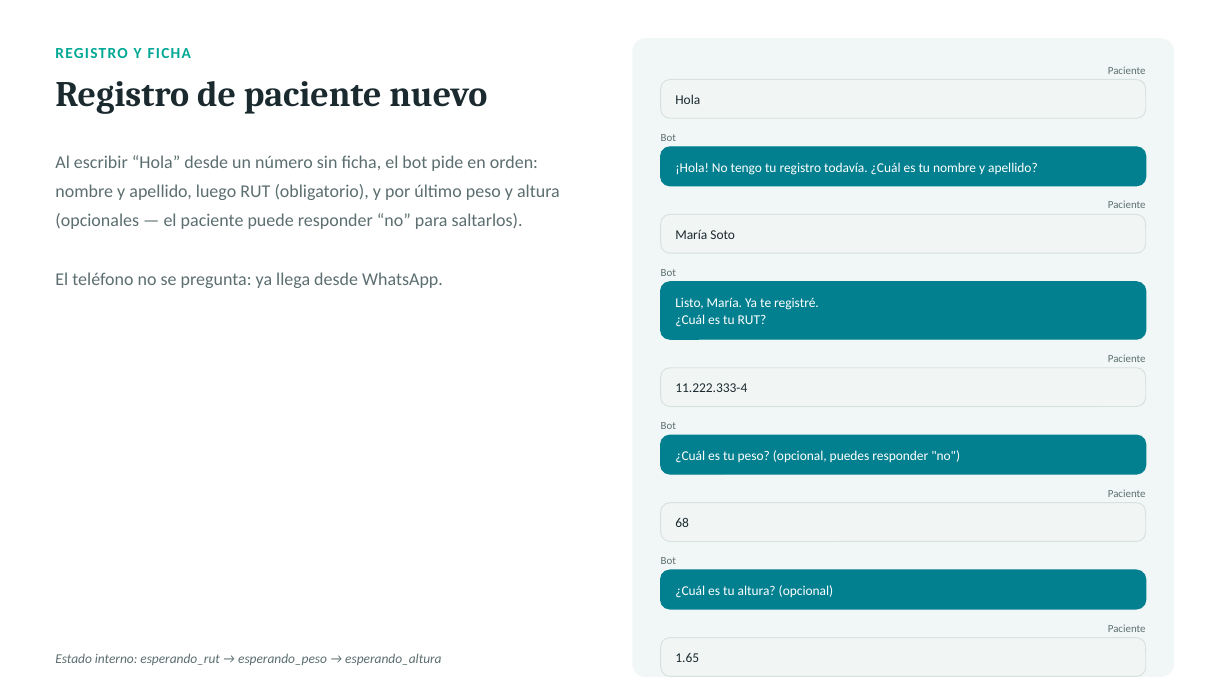
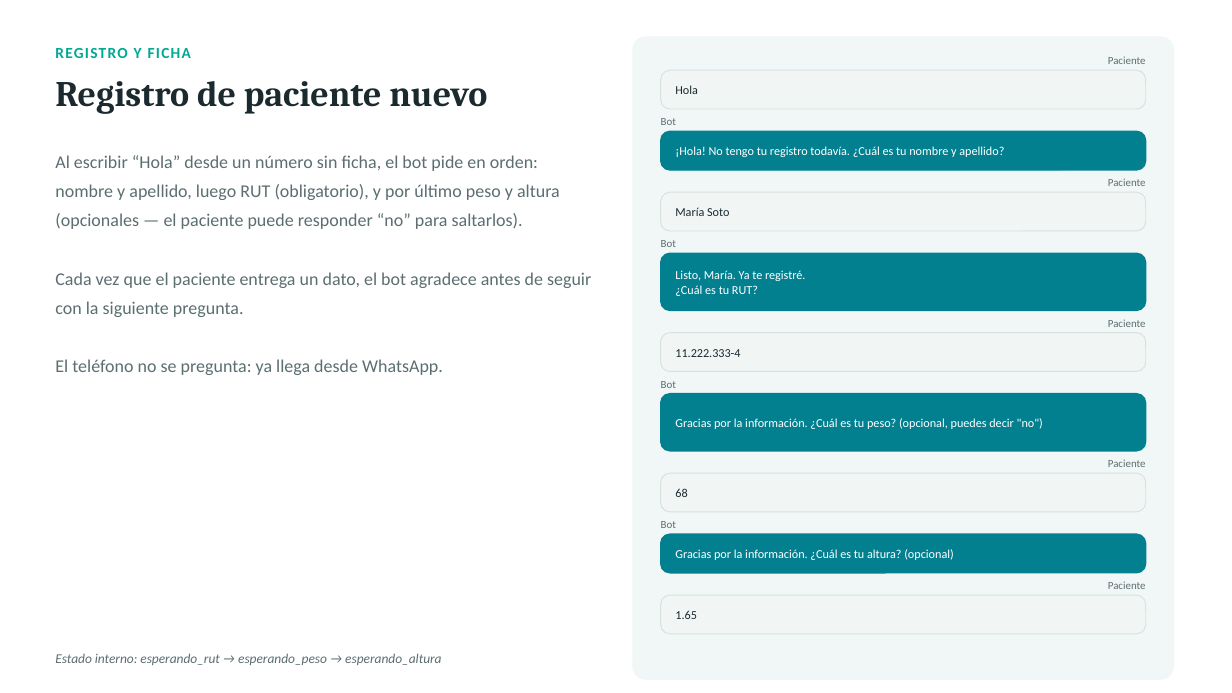
Before and after one commit to rjrodriguezh/meta-ai-agent, a slide deck: slide 3 of docs/flujos_bot_kinesiologia.pptx. Drawn at 1232x693 pixels with LibreOffice and Linux fonts; fonts in the diff are those of the drawing. Boxes give left, top, right and bottom in pixels: in the first picture for what was removed or moved away, otherwise in the second. Text is boxed around its words. In the diff, an @@ line names an element or a change of style, - is before the commit and + after.

```diff
--- a/docs/flujos_bot_kinesiologia.pptx
+++ b/docs/flujos_bot_kinesiologia.pptx
@@ 2 texts, 1 rounded rectangle: place and size @@
-2 texts, 1 rounded rectangle at <box>661,66,1146,118</box>
+2 texts, 1 rounded rectangle at <box>661,56,1146,109</box>
@@ 2 texts, 1 rounded rectangle: place and size @@
-2 texts, 1 rounded rectangle at <box>661,134,1146,186</box>
+2 texts, 1 rounded rectangle at <box>661,118,1146,170</box>
@@ 2 texts, 1 rounded rectangle: place and size @@
-2 texts, 1 rounded rectangle at <box>661,200,1146,253</box>
+2 texts, 1 rounded rectangle at <box>661,178,1146,231</box>
@@ text at <box>55,272,591,317</box>: paragraph added @@
+Cada vez que el paciente entrega un dato, el bot agradece antes de seguir con la siguiente pregunta.
@@ text "Bot": place and size @@
-text "Bot" at <box>661,422,676,429</box>
+text "Bot" at <box>661,381,676,388</box>
@@ rounded rectangle: place and size @@
-rounded rectangle at <box>661,435,1146,474</box>
+rounded rectangle at <box>661,394,1146,451</box>
@@ rounded rectangle at <box>661,394,1146,451</box>: proportions changed @@
@@ text at <box>675,418,1043,429</box>: text changed; size 10.5 to 9.5 pt @@
-¿Cuál es tu peso? (opcional, puedes responder "no")
+Gracias por la información. ¿Cuál es tu peso? (opcional, puedes decir "no")
@@ 4 texts, 2 rounded rectangles: place and size @@
-4 texts, 2 rounded rectangles at <box>661,269,1146,542</box>
+4 texts, 2 rounded rectangles at <box>661,240,1146,512</box>
@@ 3 texts, 2 rounded rectangles: place and size @@
-3 texts, 2 rounded rectangles at <box>661,354,1146,609</box>
+3 texts, 2 rounded rectangles at <box>661,319,1146,573</box>
@@ text at <box>675,549,953,560</box>: text changed; size 10.5 to 9.5 pt @@
-¿Cuál es tu altura? (opcional)
+Gracias por la información. ¿Cuál es tu altura? (opcional)
@@ text "Paciente": place and size @@
-text "Paciente" at <box>1108,624,1146,632</box>
+text "Paciente" at <box>1108,581,1146,589</box>
@@ rounded rectangle: place and size @@
-rounded rectangle at <box>661,638,1146,677</box>
+rounded rectangle at <box>661,595,1146,634</box>
@@ size 10.5 to 9.5 pt in 7 elements at <box>675,85,698,94</box>, <box>675,146,1004,157</box>, <box>675,207,729,216</box>, <box>675,270,805,296</box>, <box>675,488,687,497</box>, <box>675,349,740,357</box>, <box>675,610,697,619</box> @@
@@ text "1.65": place and size @@
-text "1.65" at <box>675,653,699,662</box>
+text "1.65" at <box>675,610,697,619</box>
```
Also in this commit, not shown: 5 other slides changed, 1 slide added, 4 other files.
